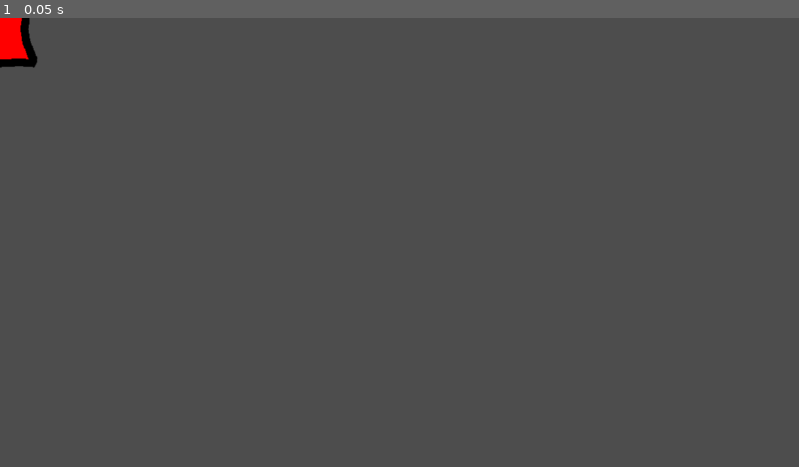
Above: before the commit, frame 1.
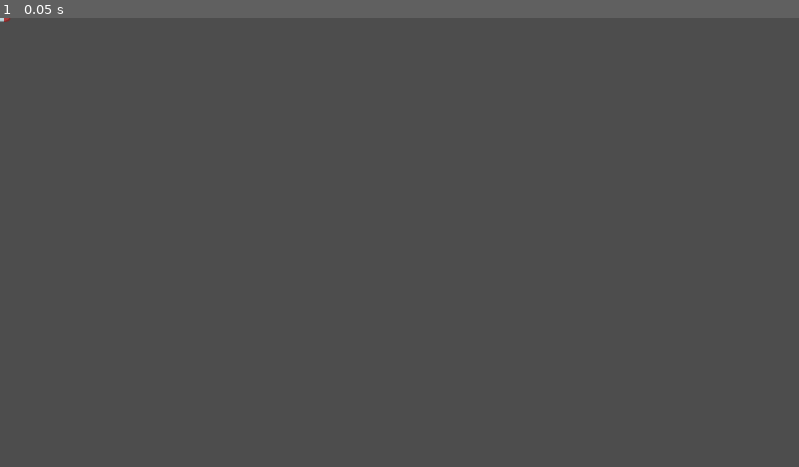
Above: after the commit, the same moment.

Repository: CarrascosaArnaud/jamegam39
Game: Godot game, scene res://scenes/bullet.tscn
The game is run twice, just before and just after one commit, with the same random seed, the same clock (stepped at 60 frames per second) and the same inputs. This scene is started directly instead of the project's main scene.
Inputs:
- Up to frame 1 (0.05 s): no input

The runs differ from the first frame. In frame 1, 0.4% of the frame differs, in the area x 0-5%, y 0-12%.

Commit message:
BULLEEEEEEEEEEEEEEEEEEEEEEEEEEEEEET

Diff:
--- a/scenes/bullet.tscn
+++ b/scenes/bullet.tscn
@@ -1,13 +1,13 @@
 [gd_scene load_steps=5 format=3 uid="uid://dr0peh3q051p0"]
 
-[ext_resource type="Texture2D" uid="uid://d03cs23gp3esp" path="res://assets/image/balle.png" id="1_1dspb"]
 [ext_resource type="Script" path="res://scripts/bullet.gd" id="1_fktp0"]
+[ext_resource type="Texture2D" uid="uid://bco4qwe01grr3" path="res://assets/SpaceShooter/Missiles/spaceMissiles_016.png" id="2_sndbv"]
 
 [sub_resource type="SpriteFrames" id="SpriteFrames_xfnrh"]
 animations = [{
 "frames": [{
 "duration": 1.0,
-"texture": ExtResource("1_1dspb")
+"texture": ExtResource("2_sndbv")
 }],
 "loop": true,
 "name": &"standby",
@@ -15,16 +15,19 @@
 }]
 
 [sub_resource type="CapsuleShape2D" id="CapsuleShape2D_meehk"]
-radius = 63.0
-height = 152.0
+radius = 20.0
+height = 60.0
 
 [node name="Bullet" type="Area2D"]
+scale = Vector2(0.5, 0.5)
 script = ExtResource("1_fktp0")
 metadata/_edit_group_ = true
 
 [node name="AnimatedSprite2D" type="AnimatedSprite2D" parent="."]
+rotation = 1.5708
 sprite_frames = SubResource("SpriteFrames_xfnrh")
 animation = &"standby"
 
 [node name="CollisionShape2D" type="CollisionShape2D" parent="."]
+rotation = 1.57058
 shape = SubResource("CapsuleShape2D_meehk")
--- a/scenes/player.tscn
+++ b/scenes/player.tscn
@@ -34,8 +34,13 @@
 	move_and_slide()
 
 
+@onready var coll_shape_length: float = get_node(\"CollisionShape2D\").shape.radius * scale.length()
+
 func shoot():
-	pass
+	owner.add_child(Bullet.shoot(
+		global_position.move_toward(get_global_mouse_position(),coll_shape_length),
+		 get_global_mouse_position(), 25))
+
 "
 
 [sub_resource type="CircleShape2D" id="CircleShape2D_k7snd"]
--- a/scripts/bullet.gd
+++ b/scripts/bullet.gd
@@ -1,11 +1,22 @@
-extends Area2D
+class_name Bullet extends Area2D
 
+static var bullet = preload("res://scenes/bullet.tscn")
+
+static func shoot(from: Vector2, toward: Vector2, at: float):
+	var b = bullet.instantiate()
+	b.global_position = from
+	b.velocity = from.direction_to(toward) * at
+	b.look_at(toward)
+	return b
+
+var velocity = Vector2.RIGHT
 
 # Called when the node enters the scene tree for the first time.
 func _ready():
-	pass # Replace with function body.
+	pass
+	#velocity = Vector2.from_angle(rotation_degrees) * 50
 
 
 # Called every frame. 'delta' is the elapsed time since the previous frame.
 func _process(delta):
-	pass
+	translate(velocity)
